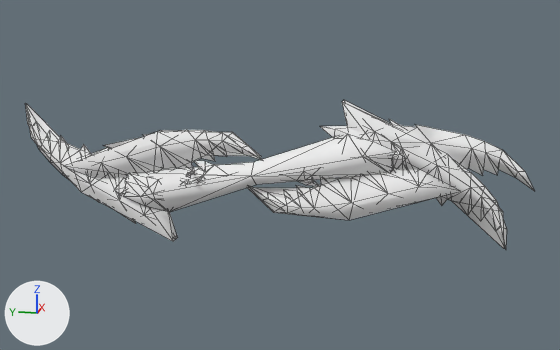
Renders of the glTF model docs/models/weapons/w13/015.glb from each side of a commit.
The view is the same before and after, from a 50 mm lens placed at (-4.77, -1.13, 1.19), pointed at (-0.03, -0.18, 0.01). Every picture has the same lights, and +X, +Y and +Z are marked at lower left. The first picture is the older version. Mesh edges are drawn as thin lines. Vertices at exactly the same position are counted once.

In view in the first picture: 'Group[0]', 'Group[100]', 'Group[3]', 'Group[4]', 'Group[5]', 'Group[6]'.
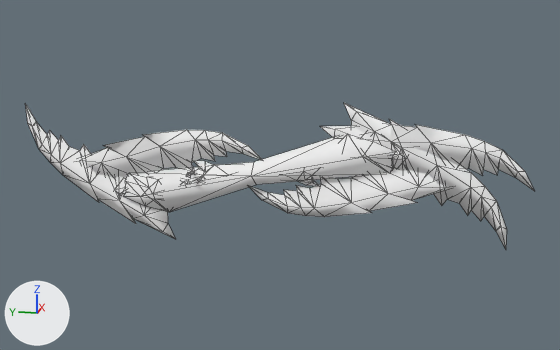
Location of each change, (x1, y1, x2, y2) in pixels of the pictures (560 x 350 px):
'Group[5]', reshaped (7% narrower)
    before: (64, 130, 461, 220)
    after: (78, 130, 448, 217)
'Group[3]', reshaped (66% narrower)
    before: (26, 100, 507, 249)
    after: (344, 103, 507, 249)
part 1 of me_group_3, deleted
    before: (26, 103, 177, 241)
part 2 of me_group_3, deleted
    before: (342, 100, 504, 249)
part 3 of me_group_5, deleted
    before: (64, 130, 260, 179)
part 4 of me_group_5, deleted
    before: (247, 167, 461, 220)

The change in detail:
me_group_3 is used by ob_group_3; location (0.0, 0.0, 0.0).
me_group_3 had 63 vertices, 114 faces and spanned x -0.05..0.05, y -1.61..1.57, z -0.48..0.49.
me_group_3 no longer uses material mat_xfb__e__m00_rod015_env01 (white #ffffff).
me_group_3 now has 43 vertices, 82 faces and spans x -0.05..0.05, y -1.61..-0.58, z -0.41..0.48.
me_group_3 part 1: the loose piece of 10 vertices spanning x -0.04..0.04, y 0.54..1.57, z -0.48..0.41 is deleted.
me_group_3 part 2: the loose piece of 10 vertices spanning x -0.04..0.04, y -1.6..-0.58, z -0.41..0.49 is deleted.
me_group_5 is used by ob_group_5; location (0.0, 0.0, 0.0).
me_group_5 had 142 vertices, 248 faces and spanned x -0.05..0.05, y -1.32..1.3, z -0.27..0.27.
me_group_5 no longer uses material mat_xfb__e__m00_rod015_env01 (white #ffffff).
me_group_5 now has 122 vertices, 216 faces and spans x -0.05..0.05, y -1.32..1.29, z -0.26..0.27.
me_group_5 part 3: the loose piece of 10 vertices spanning x -0.04..0.04, y -0.06..1.3, z -0.16..0.27 is deleted.
me_group_5 part 4: the loose piece of 10 vertices spanning x -0.04..0.04, y -1.32..0.04, z -0.27..0.17 is deleted.
